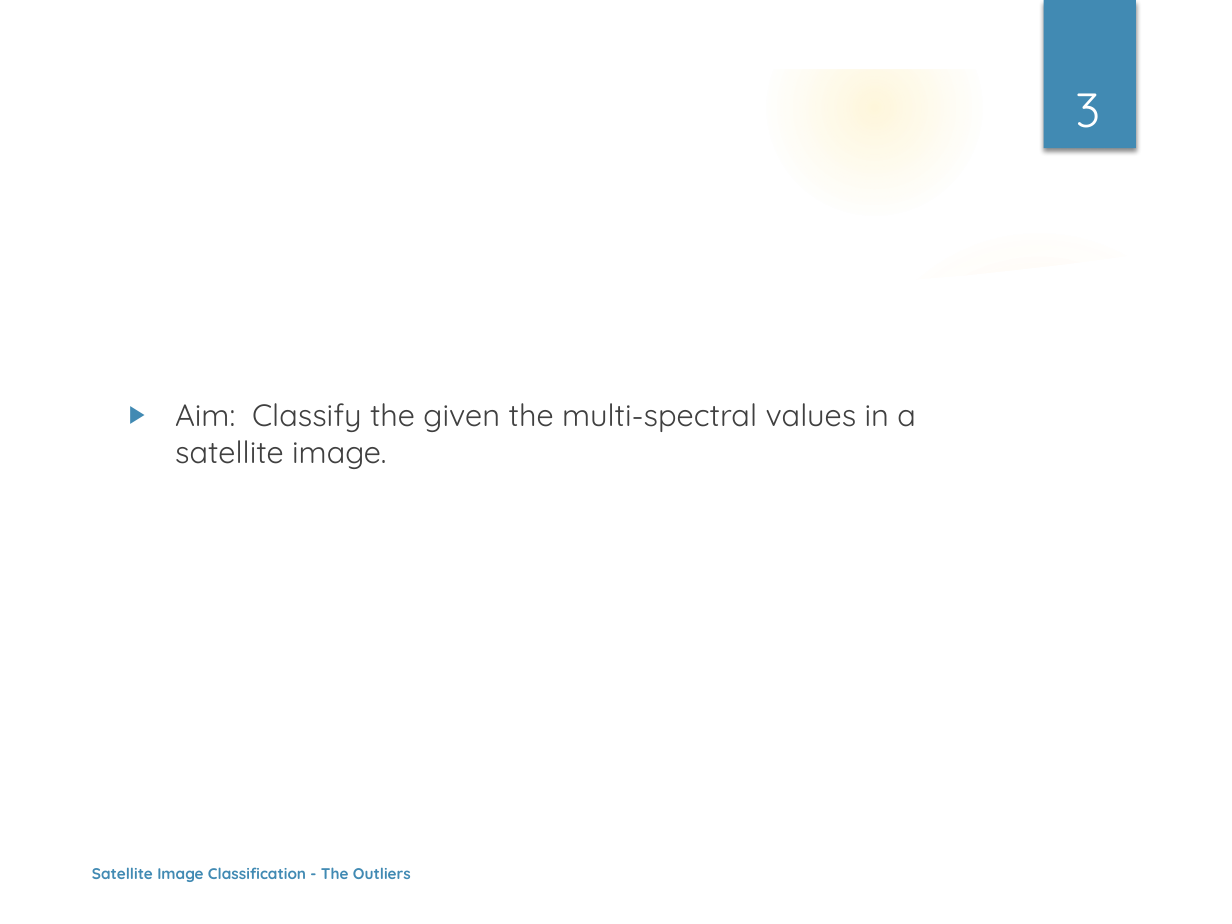
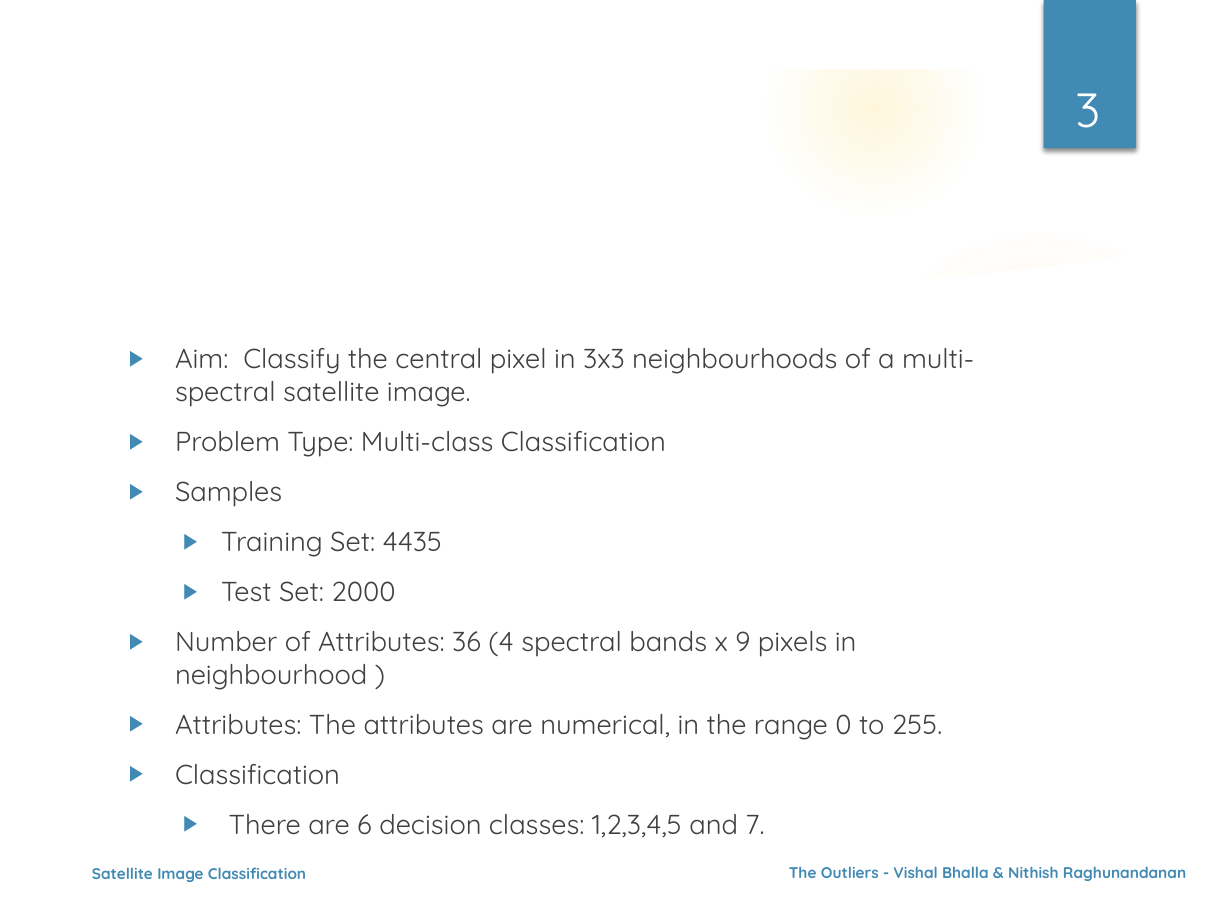
Before and after one commit to nehgu/Anomaly-Detection, a slide deck: slide 3 of Challenges/Satellite Image Data Set - Challenge 2/Ppt - Satellite Image Dataset Classification Challenge-2.pptx. Drawn at 1232x924 pixels with LibreOffice and Linux fonts; fonts in the diff are those of the drawing; background and template pictures are left out. Boxes give left, top, right and bottom in pixels: in the first picture for what was removed or moved away, otherwise in the second. Text is boxed around its words. In the diff, an @@ line names an element or a change of style, - is before the commit and + after.

```diff
--- a/Challenges/Satellite Image Data Set - Challenge 2/Ppt - Satellite Image Dataset Classification Challenge-2.pptx
+++ b/Challenges/Satellite Image Data Set - Challenge 2/Ppt - Satellite Image Dataset Classification Challenge-2.pptx
@@ text at (175, 348, 974, 837): text changed; size 18 to 16 pt @@
-▶ Aim: Classify the given the multi-spectral values in a satellite image.
+▶ Aim: Classify the central pixel in 3x3 neighbourhoods of a multi-spectral satellite image.
+▶ Problem Type: Multi-class Classification
+▶ Samples
+  ▶ Training Set: 4435
+  ▶ Test Set: 2000
+▶ Number of Attributes: 36 (4 spectral bands x 9 pixels in neighbourhood )
+▶ Attributes: The attributes are numerical, in the range 0 to 255.
+▶ Classification
+  ▶ There are 6 decision classes: 1,2,3,4,5 and 7.
@@ text at (92, 867, 306, 882): text changed @@
-Satellite Image Classification - The Outliers
+Satellite Image Classification
@@ text added at (789, 866, 1186, 881), 9 pt, text #418AB3, bold @@
+The Outliers - Vishal Bhalla & Nithish Raghunandanan
```
Also in this commit, not shown: 11 other slides changed, 1 slide added, 1 other file.
